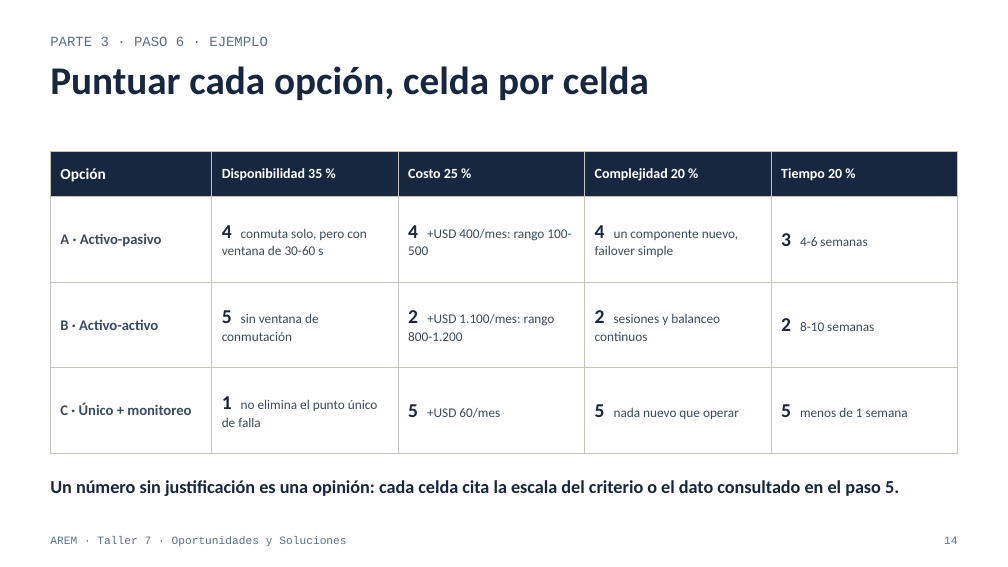
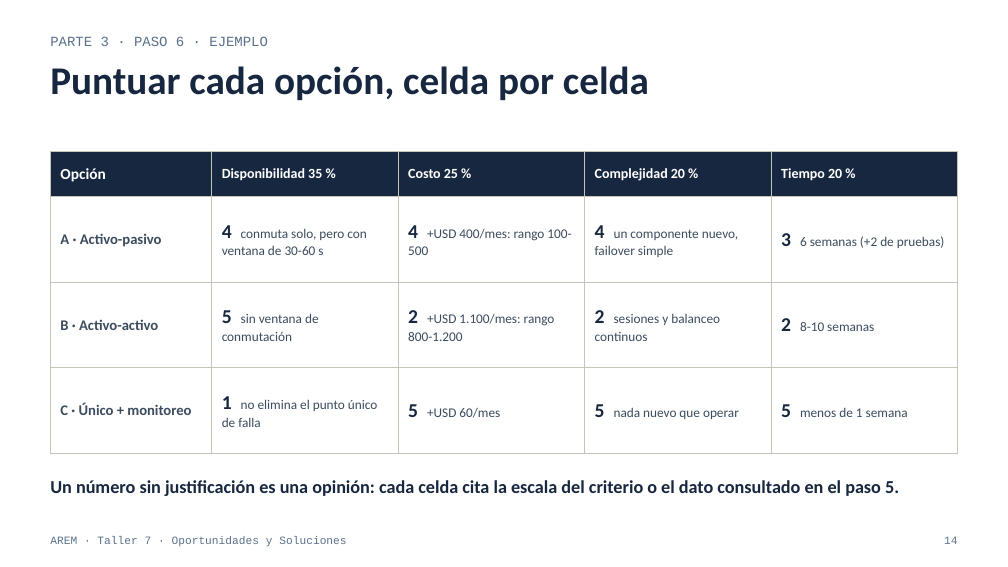
Before and after one commit to CesarAVegaF312/AREM-Taller_7_Opportunities_Solutions, a slide deck: slide 14 of 7. Oportunidades_Soluciones.pptx. Drawn at 1008x567 pixels with LibreOffice and Linux fonts; fonts in the diff are those of the drawing. Boxes give left, top, right and bottom in pixels: in the first picture for what was removed or moved away, otherwise in the second. Text is boxed around its words. In the diff, an @@ line names an element or a change of style, - is before the commit and + after.

```diff
--- a/7. Oportunidades_Soluciones.pptx
+++ b/7. Oportunidades_Soluciones.pptx
@@ table at (x1=50, y1=151, x2=958, y2=431) @@
-row 2, column 5: 3 4-6 semanas
+row 2, column 5: 3 6 semanas (+2 de pruebas)
```
Also in this commit, not shown: 3 other slides changed, 5 other files.
